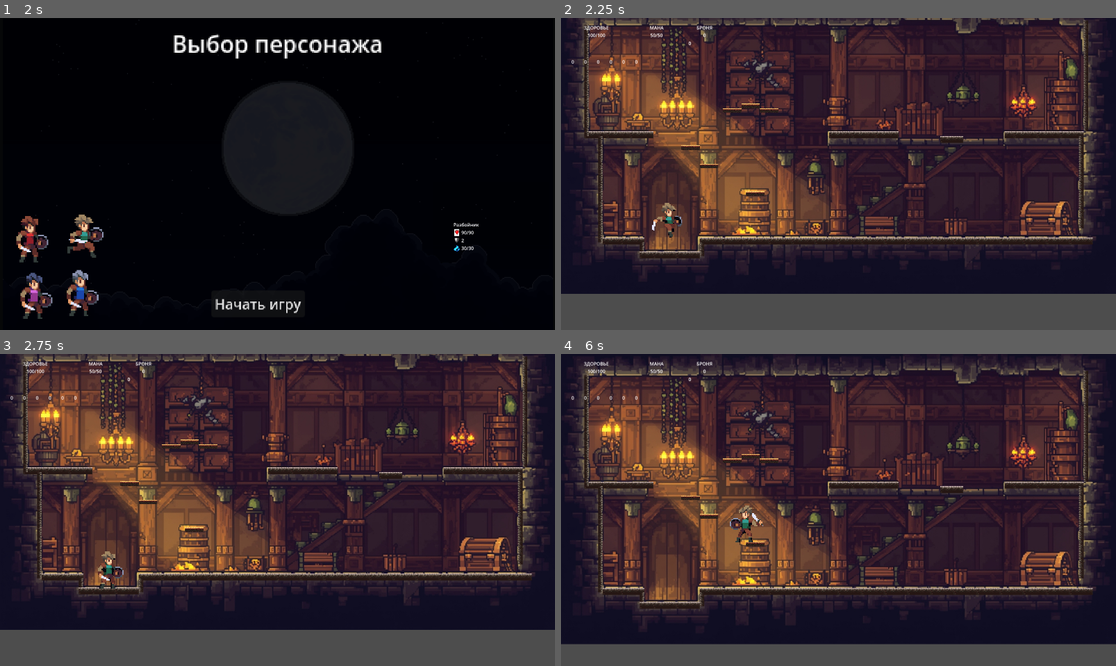
Above: before the commit, frames 1-4 (two rows, left to right).
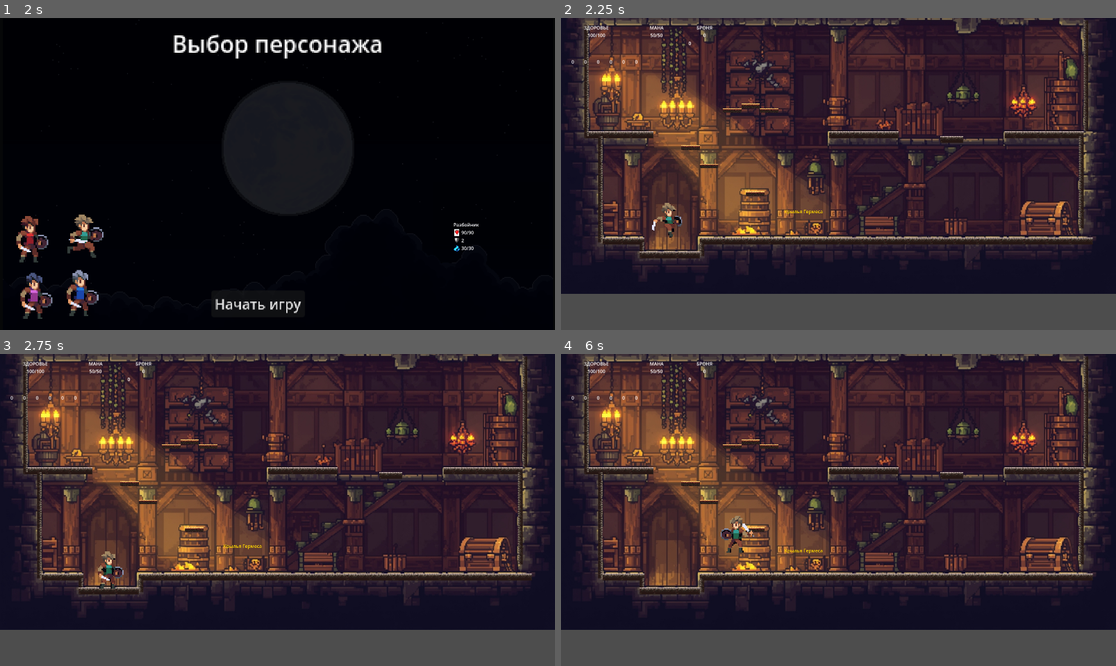
Above: after the commit, the same moments.

Repository: Semen1990/GodotProject
Game: Godot game, scene res://scenes/Ui/main_menu.tscn
Two runs of this game, one before a commit and one after it. Both use one fixed random seed, a clock stepped at 60 frames per second and the inputs below. The engine's default icon, where the game draws it, is replaced by a stand-in: a white triangle on a blue panel in a dark square.
Inputs (mouse positions are in pixels of both pictures, inside the frame that each line leads up to):
- Up to frame 1 (2 s): click "Начать игру" at 0.5 s; move the mouse to (83, 239) at 1.27 s; press the mouse at (83, 239) at 1.28 s; hold D (move_right) from 1.28 s (still down); tap Space (jump) at 1.52, 1.82 s; tap H (heal) at 1.55 s
- Up to frame 2 (2.25 s): release D (move_right) at 2 s; release the mouse at (644, 239) at 2 s; click "Начать игру" at 2 s
- Up to frame 3 (2.75 s): no input
- Up to frame 4 (6 s): move the mouse to (727, 525) at 2.77 s; hold D (move_right) 2.78-3.53 s; tap H (heal) at 2.85 s; tap Space (jump) at 3.02, 3.32, 4.52, 4.55, 4.82, 5.1, 5.27, 5.57 s; tap F (shield_defence) at 3.05 s; move the mouse to (894, 441) at 3.52 s; hold A (move_left) 3.53-4.28 s; hold F (shield_defence) 3.53-4.28 s; tap Shift (slide) at 3.8, 4.35 s; move the mouse to (810, 572) at 4.27 s; hold D (move_right) 4.28-5.78 s; click (810, 572) at 4.42 s; move the mouse to (1005, 556) at 5.02 s; press the mouse at (1005, 556) at 5.03 s; move the mouse to (672, 463) at 5.77 s; release the mouse at (672, 463) at 5.78 s; hold A (move_left) from 5.78 s (still down); click (672, 463) at 5.85 s

Frame 1 is identical in both runs. In frame 2, less than 0.1% of the frame differs, in the area x 40-48%, y 61-64%; in frame 3, less than 0.1%; in frame 4, 35%, in the area x 0-100%, y 0-94%.

Commit message:
Добавил артефакт

Diff:
--- /dev/null
+++ b/scenes/items/artifact_pickup.tscn
@@ -0,0 +1,22 @@
+[gd_scene load_steps=3 format=3 uid="uid://ca65ny24d3vpv"]
+
+[ext_resource type="Script" uid="uid://c0y2cqfgpq40l" path="res://scripts/artifact_pickup.gd" id="1_37fbc"]
+
+[sub_resource type="CircleShape2D" id="CircleShape2D_gobwt"]
+radius = 30.0
+
+[node name="ArtifactPickup" type="Area2D"]
+script = ExtResource("1_37fbc")
+
+[node name="CollisionShape2D" type="CollisionShape2D" parent="."]
+shape = SubResource("CircleShape2D_gobwt")
+
+[node name="Sprite2D" type="Sprite2D" parent="."]
+
+[node name="Label" type="Label" parent="."]
+offset_left = -21.0
+offset_top = -56.0
+offset_right = 19.0
+offset_bottom = -33.0
+
+[node name="GPUParticles2D" type="GPUParticles2D" parent="."]
--- a/scenes/levels/level1.tscn
+++ b/scenes/levels/level1.tscn
@@ -1,8 +1,9 @@
-[gd_scene load_steps=6 format=3 uid="uid://jfgqord38fwh"]
+[gd_scene load_steps=7 format=3 uid="uid://jfgqord38fwh"]
 
 [ext_resource type="Texture2D" uid="uid://bllirlnx660jk" path="res://assets/background/Lucid_Origin_pixel_art_game_background_sidescrolling_view_cast_2 (14).jpg" id="1_4tcl0"]
 [ext_resource type="Script" uid="uid://qh00mxbtl2vr" path="res://scripts/levels/level1.gd" id="1_dd0lh"]
 [ext_resource type="Texture2D" uid="uid://uli5g1dehqg3" path="res://assets/tools/oak_woods_tileset.png" id="2_dd0lh"]
+[ext_resource type="PackedScene" uid="uid://ca65ny24d3vpv" path="res://scenes/items/artifact_pickup.tscn" id="4_bfxgj"]
 
 [sub_resource type="TileSetAtlasSource" id="TileSetAtlasSource_dd0lh"]
 texture = ExtResource("2_dd0lh")
@@ -584,3 +585,6 @@
 tile_set = SubResource("TileSet_bfxgj")
 format = 2
 layer_0/tile_data = PackedInt32Array(3604489, 524288, 0, 3670025, 524288, 1, 3604490, 589824, 0, 3670026, 589824, 1, 36 …(8321 unchanged characters)…
+
+[node name="ArtifactPickup" parent="." instance=ExtResource("4_bfxgj")]
+position = Vector2(794, 836)
--- a/scripts/Global.gd
+++ b/scripts/Global.gd
@@ -155,6 +155,7 @@
 	print("🗑️ Game UI удален из Global")
 
 # Функция для регистрации игрока
+# Функция для регистрации игрока
 func register_player(player_node):
 	if player_node == null:
 		print("❌ Попытка зарегистрировать null игрока!")
@@ -164,6 +165,9 @@
 
 	if player_node is Node:
 		print("✅ Игрок зарегистрирован: ", player_node.name)
+
+		# ВАЖНО: Применяем артефакты сразу после регистрации
+		apply_all_artifacts_to_player()
 	else:
 		print("❌ Player node не является Node!")
 
@@ -224,3 +228,164 @@
 		print("Character data keys: ", character_data.keys())
 	print("Character scenes: ", character_player_scenes)
 	print("==========================")
+# ============================================
+# СИСТЕМА АРТЕФАКТОВ
+# ============================================
+
+# Собранные артефакты игрока
+var collected_artifacts: Array = []
+
+# База данных всех артефактов
+var artifacts_database = {
+	"hermes_wings": {
+		"name": "Крылья Гермеса",
+		"description": "Легендарные крылатые сандалии, дарующие способность к двойному прыжку",
+		"icon": "res://assets/artifacts/hermes_wings.png",
+		"ability": "double_jump",
+		"rarity": "legendary",
+		"effect_text": "Позволяет совершить второй прыжок в воздухе"
+	},
+	"griffin_feather": {
+		"name": "Перо Грифона",
+		"description": "Магическое перо мифического существа, позволяющее парить в воздухе",
+		"icon": "res://assets/artifacts/griffin_feather.png",
+		"ability": "double_jump",
+		"rarity": "epic",
+		"effect_text": "Дарует возможность двойного прыжка"
+	},
+	"wind_ring": {
+		"name": "Кольцо Ветра",
+		"description": "Древнее кольцо с силой воздушной стихии",
+		"icon": "res://assets/artifacts/wind_ring.png",
+		"ability": "double_jump",
+		"rarity": "rare",
+		"effect_text": "Усиливает прыжки, позволяя прыгать дважды"
+	},
+	"eagle_amulet": {
+		"name": "Амулет Орла",
+		"description": "Амулет с духом великого орла",
+		"icon": "res://assets/artifacts/eagle_amulet.png",
+		"ability": "double_jump",
+		"rarity": "epic",
+		"effect_text": "Дух орла помогает взлететь выше"
+	},
+	"dash_boots": {
+		"name": "Сапоги Рывка",
+		"description": "Магические сапоги увеличивающие скорость",
+		"icon": "res://assets/artifacts/dash_boots.png",
+		"ability": "dash",
+		"rarity": "rare",
+		"effect_text": "Увеличивает скорость передвижения на 30%"
+	},
+	"health_crystal": {
+		"name": "Кристалл Здоровья",
+		"description": "Светящийся кристалл усиливающий жизненную силу",
+		"icon": "res://assets/artifacts/health_crystal.png",
+		"ability": "max_health",
+		"rarity": "common",
+		"effect_text": "Увеличивает максимальное здоровье на 20"
+	}
+}
+
+# Сигнал для уведомления об артефакте
+signal artifact_collected(artifact_id: String)
+
+# Функция проверки наличия артефакта
+func has_artifact(artifact_id: String) -> bool:
+	return collected_artifacts.has(artifact_id)
+
+# Функция проверки наличия способности
+func has_ability(ability_name: String) -> bool:
+	for artifact_id in collected_artifacts:
+		if artifacts_database.has(artifact_id):
+			var artifact = artifacts_database[artifact_id]
+			if artifact.has("ability") and artifact["ability"] == ability_name:
+				return true
+	return false
+
+# Функция добавления артефакта
+func collect_artifact(artifact_id: String) -> bool:
+	if not artifacts_database.has(artifact_id):
+		print("❌ Артефакт не найден в базе: ", artifact_id)
+		return false
+
+	if collected_artifacts.has(artifact_id):
+		print("⚠️ Артефакт уже собран: ", artifact_id)
+		return false
+
+	collected_artifacts.append(artifact_id)
+	var artifact = artifacts_database[artifact_id]
+	print("✨ Получен артефакт: ", artifact["name"])
+
+	# Применяем эффект к текущему игроку
+	if current_player:
+		apply_artifact_effect(artifact_id)
+
+	# Отправляем сигнал
+	artifact_collected.emit(artifact_id)
+	return true
+
+# Функция применения эффекта артефакта
+# Функция применения эффекта артефакта
+func apply_artifact_effect(artifact_id: String):
+	if not current_player:
+		print("⚠️ current_player is null, cannot apply artifact")
+		return
+
+	if not artifacts_database.has(artifact_id):
+		print("❌ Артефакт не найден в базе: ", artifact_id)
+		return
+
+	var artifact = artifacts_database[artifact_id]
+
+	print("🎁 Применяем эффект артефакта: ", artifact["name"])
+
+	match artifact["ability"]:
+		"double_jump":
+			# ИСПРАВЛЕНО: используем "in" вместо has()
+			if "enable_double_jump" in current_player:
+				current_player.enable_double_jump = true
+				print("🦘 Двойной прыжок активирован!")
+			else:
+				print("⚠️ Переменная enable_double_jump не найдена у персонажа")
+
+		"dash":
+			if "base_speed" in current_player and "current_speed" in current_player:
+				current_player.base_speed = int(current_player.base_speed * 1.3)
+				current_player.current_speed = current_player.base_speed
+				print("⚡ Скорость увеличена до: ", current_player.current_speed)
+			else:
+				print("⚠️ Переменные скорости не найдены у персонажа")
+
+		"max_health":
+			if "max_health" in current_player and "current_health" in current_player:
+				current_player.max_health += 20
+				current_player.current_health += 20
+				if current_player.has_signal("health_changed"):
+					current_player.health_changed.emit(current_player.current_health)
+				print("❤️ Здоровье увеличено до: ", current_player.max_health)
+			else:
+				print("⚠️ Переменные здоровья не найдены у персонажа")
+
+		_:
+			print("⚠️ Неизвестная способность: ", artifact["ability"])
+
+# Функция применения всех артефактов к игроку
+func apply_all_artifacts_to_player():
+	if not current_player:
+		return
+
+	print("🎁 Применяем артефакты к игроку...")
+	for artifact_id in collected_artifacts:
+		apply_artifact_effect(artifact_id)
+
+# Функция получения данных артефакта
+func get_artifact_data(artifact_id: String):
+	if artifacts_database.has(artifact_id):
+		return artifacts_database[artifact_id]
+	return null
+
+# Функция сброса артефактов (для новой игры)
+func reset_artifacts():
+	collected_artifacts.clear()
+	print("🔄 Артефакты сброшены")
--- /dev/null
+++ b/scripts/artifact_pickup.gd
@@ -0,0 +1,116 @@
+# artifact_pickup.gd
+extends Area2D
+
+@export var artifact_id: String = "hermes_wings"  # ID артефакта из базы данных
+@export var float_amplitude: float = 10.0  # Амплитуда парения
+@export var float_speed: float = 2.0  # Скорость парения
+@export var rotate_speed: float = 1.0  # Скорость вращения
+
+var initial_position: Vector2
+var time: float = 0.0
+
+@onready var sprite = $Sprite2D
+@onready var particles = $GPUParticles2D  # Опционально
+@onready var label = $Label  # Название артефакта
+
+func _ready():
+	print("✨ Артефакт создан: ", artifact_id)
+	initial_position = position
+
+	# Настраиваем отображение
+	setup_artifact_display()
+
+	# Подключаем сигналы
+	body_entered.connect(_on_body_entered)
+
+	# Запускаем анимацию
+	start_float_animation()
+
+func setup_artifact_display():
+	"""Настраивает визуал артефакта"""
+	if not Global.artifacts_database.has(artifact_id):
+		print("❌ Артефакт не найден: ", artifact_id)
+		return
+
+	var artifact_data = Global.artifacts_database[artifact_id]
+
+	# Устанавливаем название
+	if label:
+		label.text = artifact_data["name"]
+		label.modulate = get_rarity_color(artifact_data["rarity"])
+
+	# Цвет спрайта по редкости
+	if sprite:
+		sprite.modulate = get_rarity_color(artifact_data["rarity"])
+
+func get_rarity_color(rarity: String) -> Color:
+	"""Возвращает цвет по редкости"""
+	match rarity:
+		"common":
+			return Color.GRAY
+		"rare":
+			return Color.DODGER_BLUE
+		"epic":
+			return Color.PURPLE
+		"legendary":
+			return Color.GOLD
+		_:
+			return Color.WHITE
+
+func start_float_animation():
+	"""Запускает анимацию парения"""
+	var tween = create_tween()
+	tween.set_loops()
+	tween.tween_property(self, "position:y", initial_position.y - float_amplitude, float_speed / 2)
+	tween.tween_property(self, "position:y", initial_position.y + float_amplitude, float_speed / 2)
+
+func _process(delta):
+	# Вращение
+	if sprite:
+		sprite.rotation += rotate_speed * delta
+
+	time += delta
+
+func _on_body_entered(body):
+	"""Когда игрок подбирает артефакт"""
+	print("🎯 Тело вошло: ", body.name)
+
+	# Проверяем что это игрок
+	if body.has_method("apply_artifacts"):
+		collect_artifact(body)
+
+func collect_artifact(player):
+	"""Собираем артефакт"""
+	print("✨ Игрок подобрал артефакт: ", artifact_id)
+
+	# Добавляем артефакт в Global
+	if Global.collect_artifact(artifact_id):
+		# Показываем уведомление
+		show_collection_notification()
+
+		# Удаляем артефакт со сцены
+		queue_free()
+	else:
+		print("⚠️ Артефакт уже был собран")
+
+func show_collection_notification():
+	"""Показывает уведомление о получении"""
+	if not Global.artifacts_database.has(artifact_id):
+		return
+
+	var artifact_data = Global.artifacts_database[artifact_id]
+
+	# Создаём всплывающий текст
+	var notification = Label.new()
+	notification.text = "Получен: " + artifact_data["name"] + "\n" + artifact_data["effect_text"]
+	notification.modulate = get_rarity_color(artifact_data["rarity"])
+	notification.add_theme_font_size_override("font_size", 20)
+	notification.position = global_position - Vector2(100, 50)
+
+	get_tree().current_scene.add_child(notification)
+
+	# Анимация исчезновения
+	var tween = create_tween()
+	tween.tween_property(notification, "position:y", notification.position.y - 100, 2.0)
+	tween.parallel().tween_property(notification, "modulate:a", 0.0, 2.0)
+	tween.tween_callback(notification.queue_free)
--- a/scripts/game_characters/base_game_character.gd
+++ b/scripts/game_characters/base_game_character.gd
@@ -37,7 +37,13 @@
 var acceleration: float = 1500.0
 var friction: float = 1200.0
 var jump_velocity: float = -400.0
+
+# СИСТЕМА СПОСОБНОСТЕЙ (управляется артефактами)
+var enable_double_jump: bool = false  # Включается при получении артефакта
 var has_double_jumped: bool = false
+var can_double_jump: bool = false
+var coyote_time: float = 0.1
+var coyote_timer: float = 0.0
 
 # Ноды
 var animated_sprite: AnimatedSprite2D
@@ -65,12 +71,28 @@
 	else:
 		print("⚠️ PlayerController не найден для: ", character_name)
 
+	# Применяем артефакты из Global
+	call_deferred("apply_artifacts")
+
 	# Запускаем анимацию покоя
 	if animated_sprite:
 		if animated_sprite.sprite_frames != null and animated_sprite.sprite_frames.has_animation("idle"):
 			animated_sprite.play("idle")
 		else:
 			print("⚠️ Нет анимации idle или SpriteFrames для: ", character_name)
+
+func apply_artifacts():
+	"""Применяем все собранные артефакты к персонажу"""
+	if Global:
+		Global.apply_all_artifacts_to_player()
+
+		# Проверяем наличие двойного прыжка
+		if Global.has_ability("double_jump"):
+			enable_double_jump = true
+			print("🦘 Двойной прыжок доступен для ", character_name)
+		else:
+			enable_double_jump = false
+			print("🚫 Двойной прыжок недоступен для ", character_name)
 
 func _physics_process(delta):
 	if is_dead:
@@ -79,8 +101,12 @@
 	# Применяем гравитацию
 	if not is_on_floor():
 		velocity.y += gravity * delta
+		if coyote_timer > 0:
+			coyote_timer -= delta
 	else:
 		has_double_jumped = false
+		can_double_jump = false
+		coyote_timer = coyote_time
 
 	handle_movement(delta)
 	handle_animations()
@@ -112,30 +138,46 @@
 	if not is_blocking:
 		if direction != 0:
 			velocity.x = move_toward(velocity.x, direction * current_speed, acceleration * delta)
-			# Поворачиваем спрайт в направлении движения
 			if animated_sprite:
 				animated_sprite.flip_h = direction < 0
 		else:
 			velocity.x = move_toward(velocity.x, 0, friction * delta)
 	else:
-		# Во время блока замедляемся
 		velocity.x = move_toward(velocity.x, 0, friction * delta * 2)
 
-	# ИСПРАВЛЕННАЯ логика прыжков
+	# ПРЫЖКИ С ПРОВЕРКОЙ АРТЕФАКТА
 	if is_jumping and not is_blocking:
-		if is_on_floor():
+		# Обычный прыжок с земли
+		if is_on_floor() or coyote_timer > 0:
 			velocity.y = jump_velocity
+			can_double_jump = enable_double_jump  # Разрешаем если есть артефакт
 			has_double_jumped = false
-		elif not has_double_jumped:
+			coyote_timer = 0
+			print("🦘 ", character_name, " прыгает!")
+		# Двойной прыжок - ТОЛЬКО ЕСЛИ ЕСТЬ АРТЕФАКТ
+		elif enable_double_jump and can_double_jump and not has_double_jumped:
 			velocity.y = jump_velocity * 0.8
 			has_double_jumped = true
+			can_double_jump = false
+			print("🦘✨ ", character_name, " использует двойной прыжок!")
+			# Визуальный эффект
+			_show_double_jump_effect()
+
+func _show_double_jump_effect():
+	"""Визуальный эффект при двойном прыжке"""
+	if animated_sprite:
+		# Небольшая вспышка
+		var original_modulate = animated_sprite.modulate
+		animated_sprite.modulate = Color(1.5, 1.5, 2.0, 1.0)  # Голубоватое свечение
+
+		var tween = create_tween()
+		tween.tween_property(animated_sprite, "modulate", original_modulate, 0.3)
 
 func handle_animations():
 	if is_dead:
 		play_animation("death")
 		return
 
-	# ИСПРАВЛЕНО: проверяем блок ПЕРЕД атакой
 	if is_blocking:
 		play_animation("shield_defence")
 		return
@@ -164,7 +206,6 @@
 
 func play_animation(anim_name: String):
 	if animated_sprite and animated_sprite.sprite_frames != null:
-		# Проверяем разные варианты написания
 		var actual_anim_name = anim_name
 		if anim_name == "shield_defence" and animated_sprite.sprite_frames.has_animation("shield defence"):
 			actual_anim_name = "shield defence"
@@ -175,7 +216,7 @@
 			if animated_sprite.animation != actual_anim_name:
 				animated_sprite.play(actual_anim_name)
 		else:
-			if anim_name not in ["fall", "jump"]:  # Не спамим для частых анимаций
+			if anim_name not in ["fall", "jump"]:
 				print("❌ Анимация '", anim_name, "' не найдена для ", character_name)
 
 func get_available_animations() -> Array:
@@ -225,7 +266,6 @@
 	print("🔽 ", character_name, " базовый подкат")
 	pass
 
-# Базовые методы для блока
 func block():
 	pass
 
Not shown, added: scripts/artifact_pickup.gd.uid
